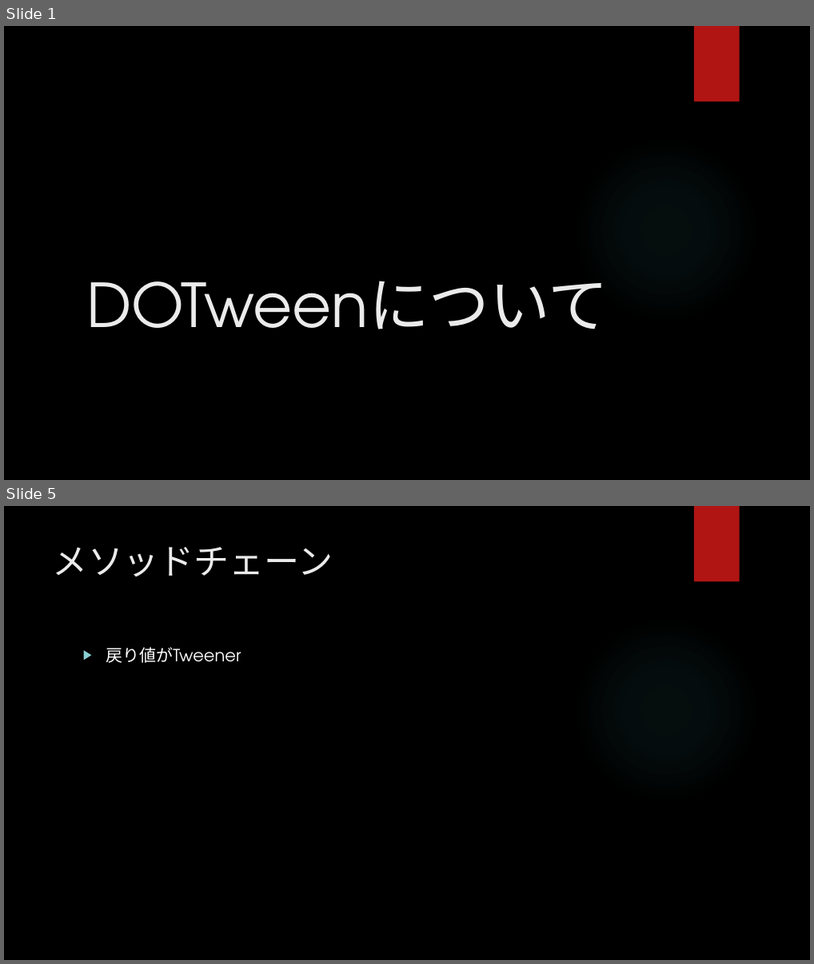
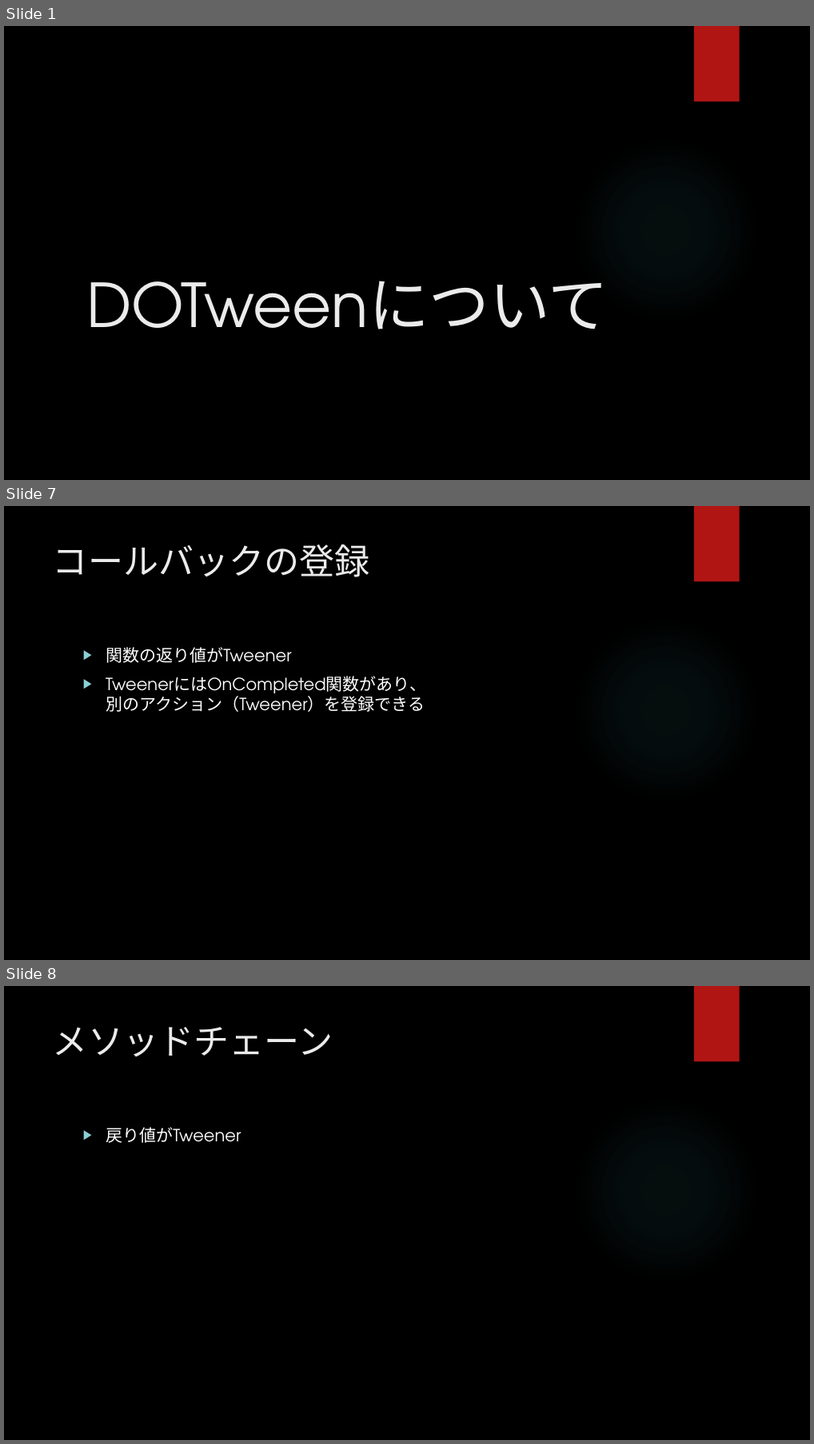
Before and after one commit to hopesnow/Study, a slide deck: RHStudy/Documents/プレゼンテーション1.pptx. Shown one above the other, each under a label of ours: slides 1 and 5 before the commit, slides 1, 7 and 8 after it; the slides between them are not shown. The pictures are 814x964 and 814x1444 pixels, drawn with LibreOffice and Linux fonts; fonts in the diff are those of the drawing; background and template pictures are left out. Boxes give left, top, right and bottom in pixels: in the first picture for what was removed or moved away, otherwise in the second. Text is boxed around its words. In the diff, an @@ line names an element or a change of style, - is before the commit and + after.

```diff
--- a/RHStudy/Documents/プレゼンテーション1.pptx
+++ b/RHStudy/Documents/プレゼンテーション1.pptx
@@ slide 7 added at [4, 506, 810, 960], background picture (left out); not listed: 2 template elements that a slide beside it also shows @@
@@ title added at [53, 544, 370, 577], 42 pt, text #EBEBEB @@
+コールバックの登録
@@ text added at [106, 647, 426, 712], 20 pt, text #FFFFFF @@
+▶ 関数の返り値がTweener
+▶ TweenerにはOnCompleted関数があり、
+  別のアクション（Tweener）を登録できる
@@ what was slide 5 is now slide 8 @@
```
Also in this commit, not shown: 4 slides changed, 1 other slide added, 1 other file.
